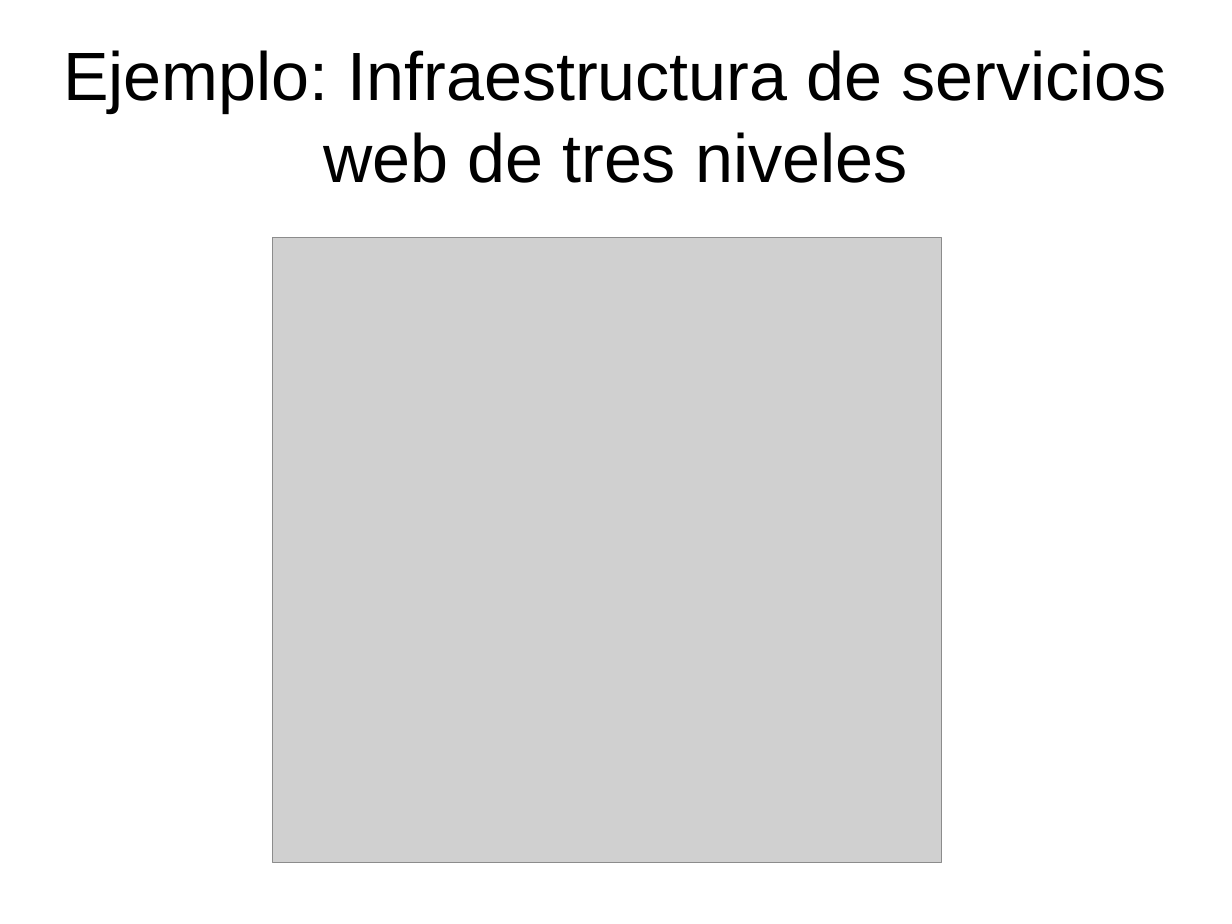
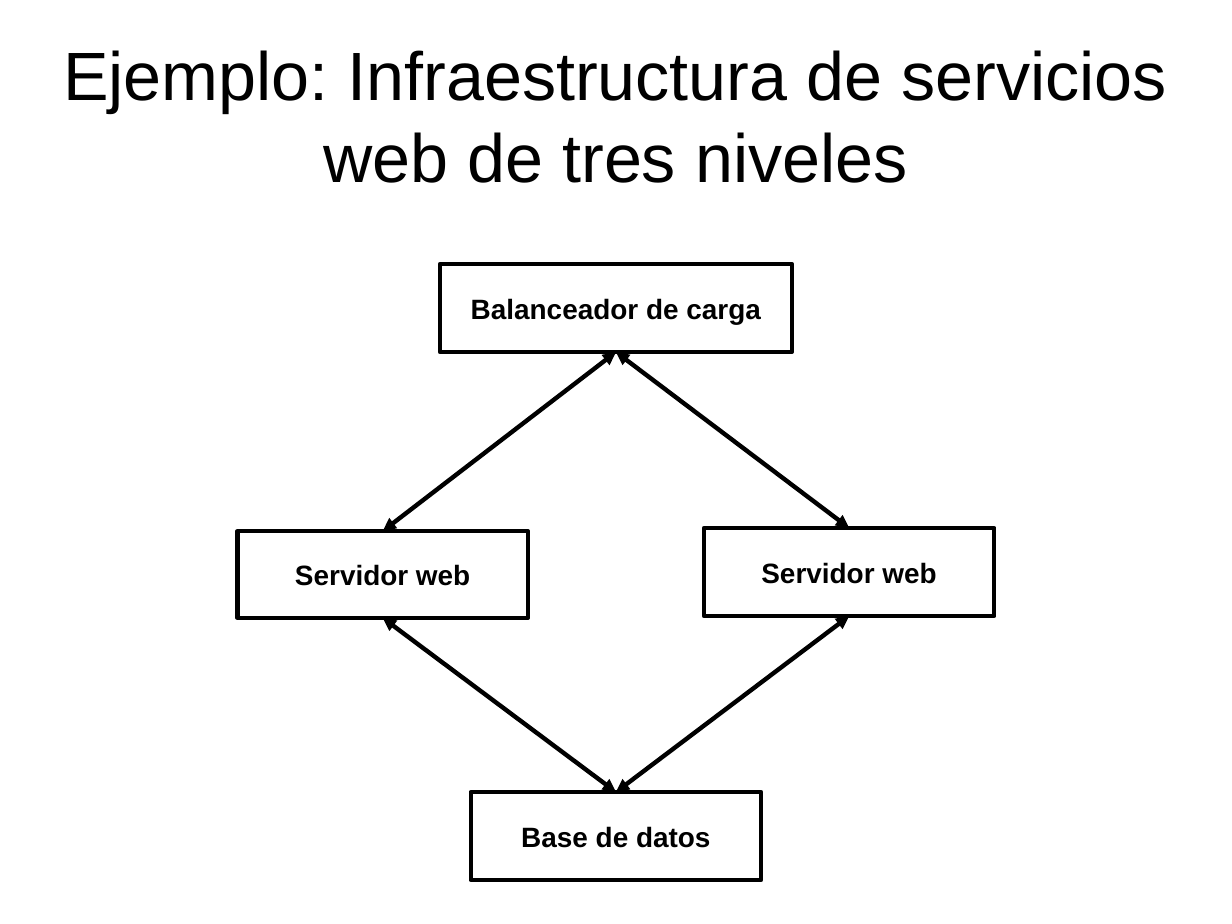
Before and after one commit to dcere/pfc, a slide deck: slide 12 of adm/presentacion/presentacion.odp. Drawn at 1232x924 pixels with LibreOffice and Linux fonts; fonts in the diff are those of the drawing; grey boxes stand for pictures. Boxes give left, top, right and bottom in pixels: in the first picture for what was removed or moved away, otherwise in the second. Text is boxed around its words. In the diff, an @@ line names an element or a change of style, - is before the commit and + after.

```diff
--- a/adm/presentacion/presentacion.odp
+++ b/adm/presentacion/presentacion.odp
@@ picture removed at <box>273,238,941,863</box> @@
@@ rectangle added at <box>440,264,793,352</box>, fill #FFFFFF, outline #000000 2.83 pt, 18 pt, text #000000, bold @@
+Balanceador de carga
@@ double arrow added from (383, 531) to (616, 352), #000000 2.83 pt @@
@@ double arrow added from (616, 352) to (850, 528), #000000 2.83 pt @@
@@ rectangle added at <box>238,531,529,618</box>, fill #FFFFFF, outline #000000 2.83 pt, 18 pt, text #000000, bold @@
+Servidor web
@@ rectangle added at <box>704,528,995,616</box>, fill #FFFFFF, outline #000000 2.83 pt, 18 pt, text #000000, bold @@
+Servidor web
@@ double arrow added from (616, 793) to (383, 618), #000000 2.83 pt @@
@@ double arrow added from (616, 793) to (850, 616), #000000 2.83 pt @@
@@ rectangle added at <box>471,793,761,881</box>, fill #FFFFFF, outline #000000 2.83 pt, 18 pt, text #000000, bold @@
+Base de datos
```
Also in this commit, not shown: 6 other slides changed, 10 slides added, 1 slide removed, 2 other files.
